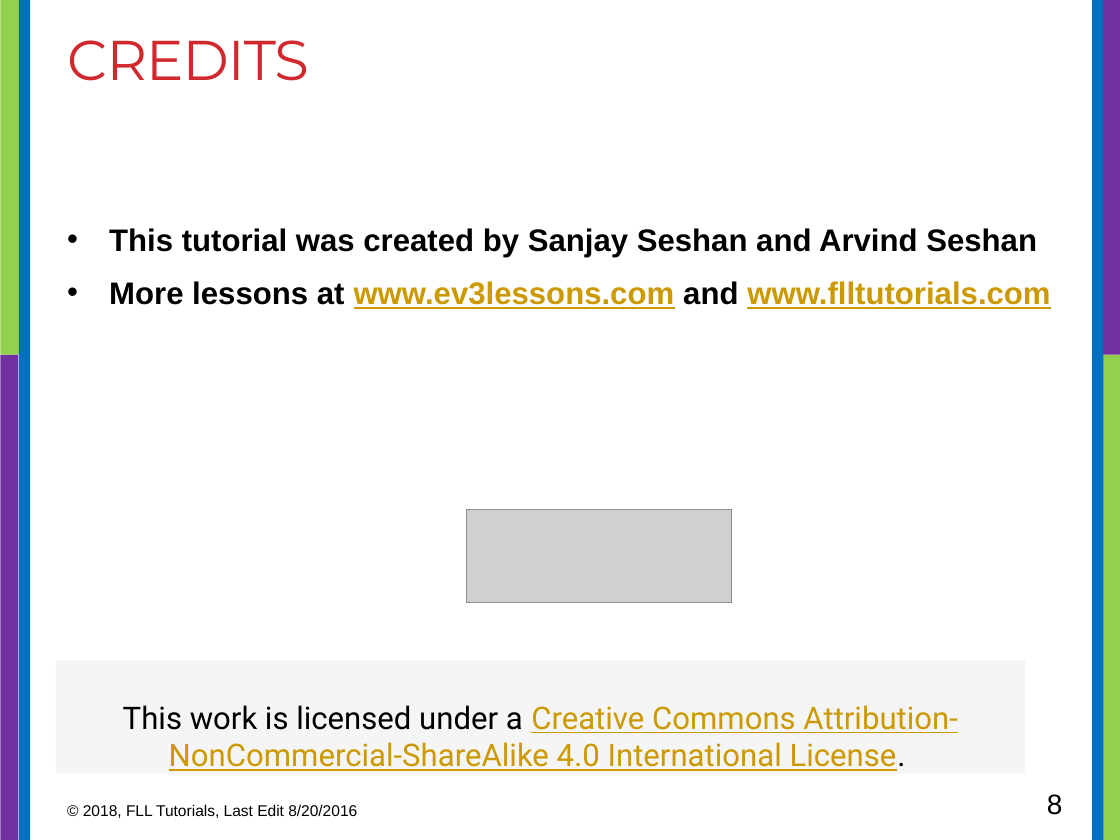
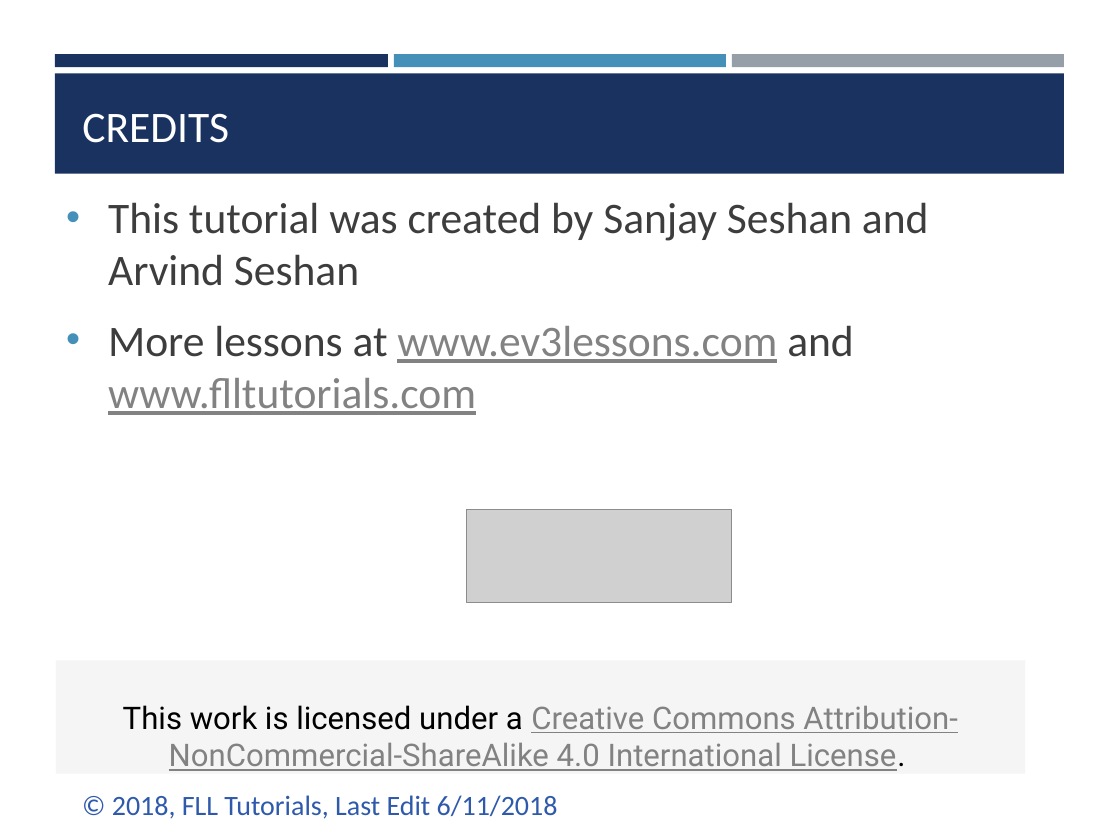
Before and after one commit to ev3lessons/FLL-Tutorials, a slide deck: slide 8 of translations/en-us/RobotGame/PassiveAttachments.pptx. Drawn at 1120x840 pixels with LibreOffice and Linux fonts; fonts in the diff are those of the drawing; grey boxes stand for pictures. Boxes give left, top, right and bottom in pixels: in the first picture for what was removed or moved away, otherwise in the second. Text is boxed around its words. In the diff, an @@ line names an element or a change of style, - is before the commit and + after.

```diff
--- a/translations/en-us/RobotGame/PassiveAttachments.pptx
+++ b/translations/en-us/RobotGame/PassiveAttachments.pptx
@@ rectangle removed at [0, 0, 22, 355] @@
@@ rectangle removed at [19, 0, 30, 840] @@
@@ rectangle removed at [1092, 0, 1103, 840] @@
@@ rectangle removed at [1098, 0, 1120, 355] @@
@@ rectangle added at [55, 54, 388, 67], fill #1A3260 @@
@@ rectangle added at [394, 54, 726, 67], fill #4590B8 @@
@@ rectangle added at [732, 54, 1064, 67], fill #969FA7 @@
@@ rectangle added at [55, 74, 1064, 174], fill #1A3260 @@
@@ title "CREDITS": place and size @@
-title "CREDITS" at [67, 40, 309, 81]
+title "CREDITS" at [82, 113, 229, 143]
@@ title "CREDITS" at [82, 113, 229, 143]: size 36 to 28 pt, font Montserrat to Calibri, text colour #D1282E to #FFFFFF, letter spacing -0.6 to 0 pt; vertical alignment top to bottom @@
@@ text "This tutorial was created by ...": place and size @@
-text "This tutorial was created by ..." at [109, 228, 1050, 309]
+text "This tutorial was created by ..." at [108, 202, 929, 415]
@@ text "This tutorial was created by ..." at [108, 202, 929, 415]: size 20 to 28 pt, font Arial to Calibri, bold off; text colour #000000 to #3D3D3D in "This tutorial was created by Sanjay Seshan ...", "More lessons at and"; text colour #CC9900 to #828282 in "www.ev3lessons.com www.flltutorials.com"; more space between paragraphs @@
@@ rectangle removed at [0, 355, 18, 840] @@
@@ rectangle removed at [1102, 355, 1120, 840] @@
@@ rectangle "This work is licensed under ..." at [56, 661, 1025, 774]: text colour #CC9900 to #828282 in "Creative Commons Attribution-NonCommercial-ShareAlike 4.0 In ..." @@
@@ text at [112, 795, 558, 819]: text changed; size 10 to 18 pt; font Arial to Calibri; text colour #000000 to #2F5AAC @@
-© 2018, FLL Tutorials, Last Edit 8/20/2016
+© 2018, FLL Tutorials, Last Edit 6/11/2018
@@ page number removed at [1047, 794, 1063, 815] @@
-8
```
Also in this commit, not shown: 7 other slides changed, 18 other files.
